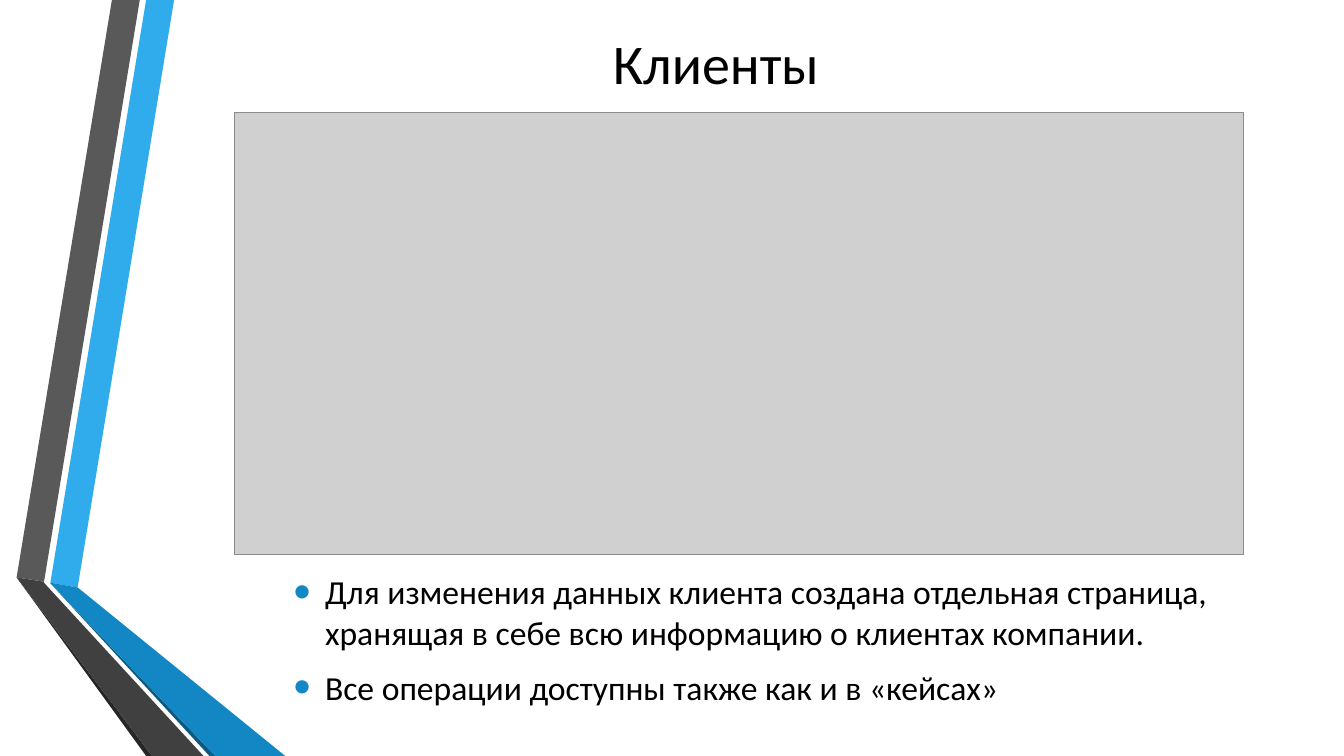
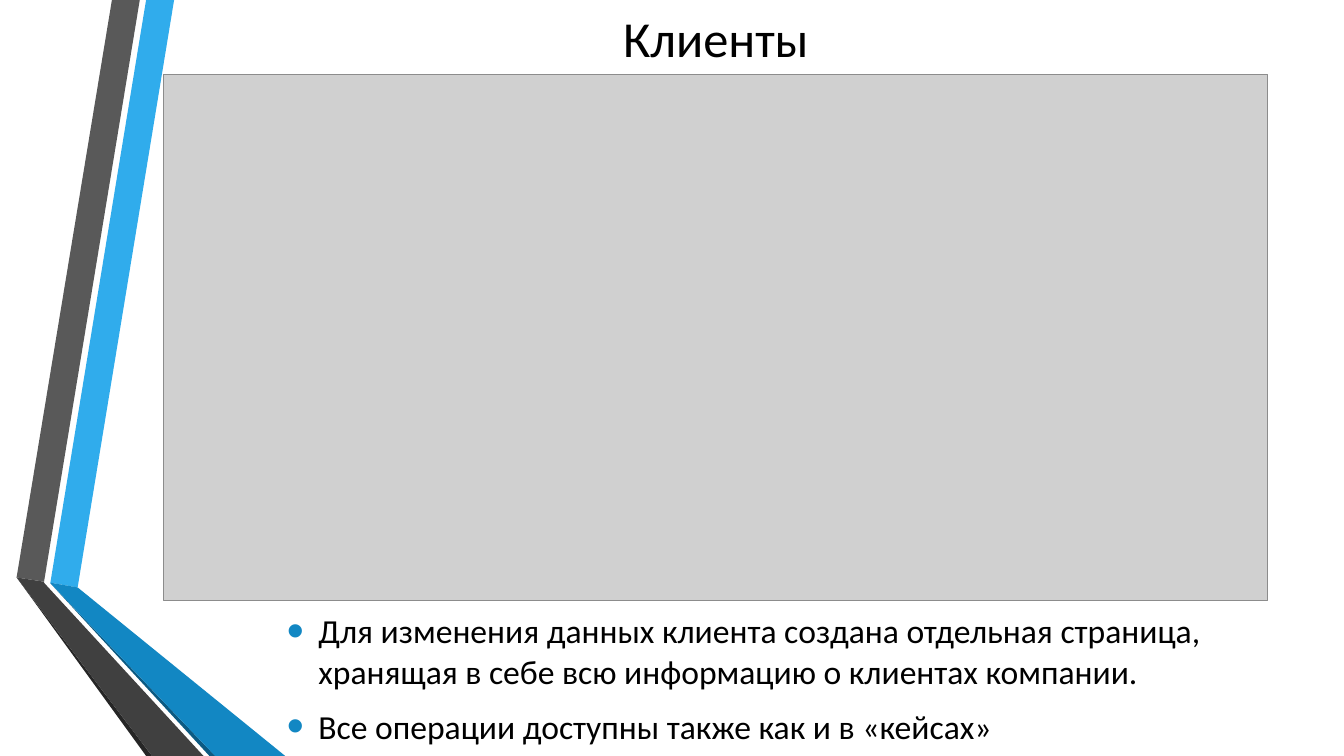
Before and after one commit to Yaroher2442/diplom-dev, a slide deck: slide 14 of diplom_preza.pptx. Drawn at 1344x756 pixels with LibreOffice and Linux fonts; fonts in the diff are those of the drawing; grey boxes stand for pictures; background and template pictures are left out. Boxes give left, top, right and bottom in pixels: in the first picture for what was removed or moved away, otherwise in the second. Text is boxed around its words. In the diff, an @@ line names an element or a change of style, - is before the commit and + after.

```diff
--- a/diplom_preza.pptx
+++ b/diplom_preza.pptx
@@ title "Клиенты" at (623, 24, 808, 58): size 40 to 36 pt @@
@@ picture: place and size @@
-picture at (234, 113, 1243, 555)
+picture at (163, 75, 1268, 602)
@@ text "Для изменения данных клиента создана ...": place and size @@
-text "Для изменения данных клиента создана ..." at (325, 582, 1207, 706)
+text "Для изменения данных клиента создана ..." at (318, 621, 1201, 745)
```
Also in this commit, not shown: 9 other slides changed, 1 slide removed, 1 other file.
